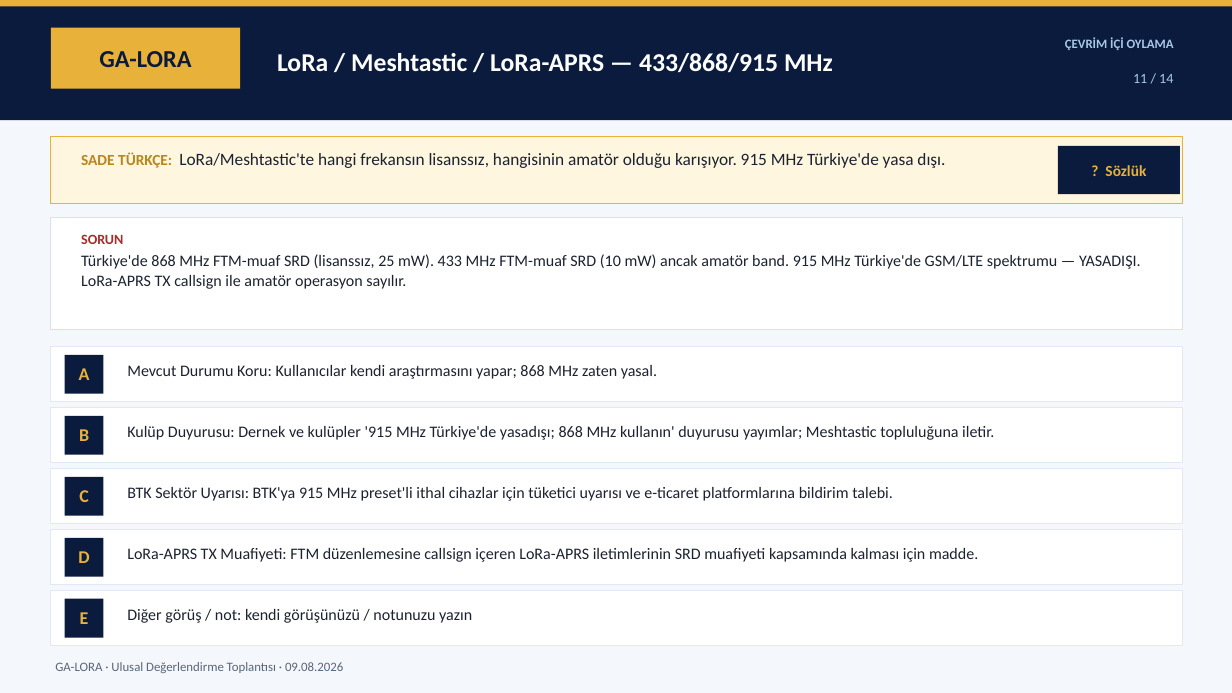
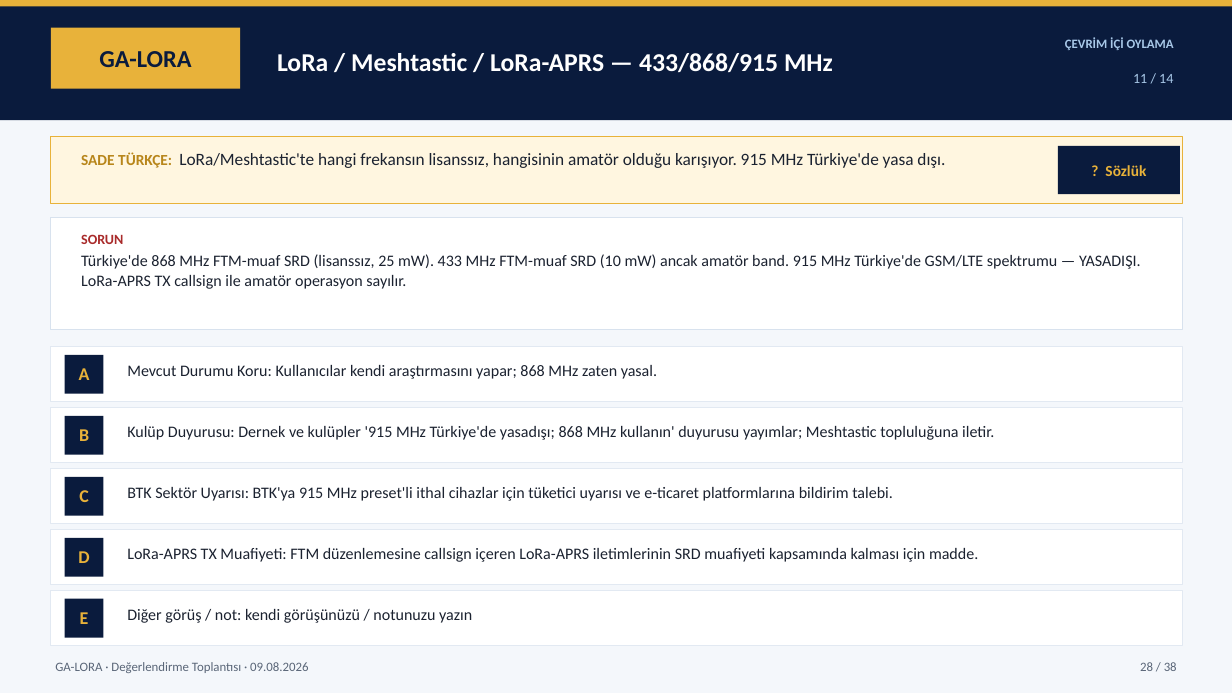
Before and after one commit to TA3HRJ/amator-telsiz-mevzuat, a slide deck: slide 28 of Amator_Telsizcilik_Uzlasi_Oy_Pusulasi_Sunum_v1.3.pptx. Drawn at 1232x693 pixels with LibreOffice and Linux fonts; fonts in the diff are those of the drawing. Boxes give left, top, right and bottom in pixels: in the first picture for what was removed or moved away, otherwise in the second. Text is boxed around its words. In the diff, an @@ line names an element or a change of style, - is before the commit and + after.

```diff
--- a/Amator_Telsizcilik_Uzlasi_Oy_Pusulasi_Sunum_v1.3.pptx
+++ b/Amator_Telsizcilik_Uzlasi_Oy_Pusulasi_Sunum_v1.3.pptx
@@ text at [55, 662, 308, 673]: text changed @@
-GA-LORA · Ulusal Değerlendirme Toplantısı · 09.08.2026
+GA-LORA · Değerlendirme Toplantısı · 09.08.2026
@@ text added at [1140, 662, 1177, 671], 10 pt, text #5A6678 @@
+28 / 38
```
Also in this commit, not shown: 37 other slides changed, 2 other files.
